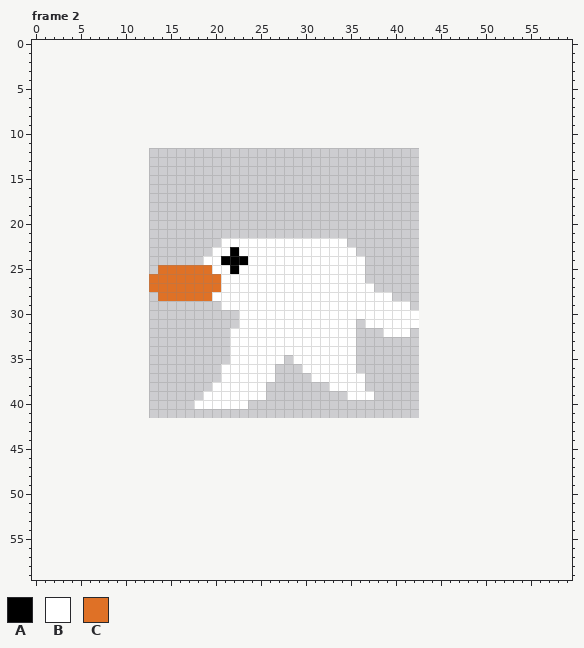
Pixel-art file: Sprites/bird.aseprite. The picture above is the old version.
30x30 pixels, 2 frames. Shown: frame 2. The old version is drawn lined up with the new one, on the new canvas. The commit also changed other frames, which this record leaves out.
Visible layers, top first: "Layer 2", "Layer 1", "Layer 3".
Palette (. is transparent): A #000000  B #ffffff  C #df7126
Pixels before, frame 2 (only the part around the change), first column x 0:
 9 ............................................................
10 ............................................................
11 ............................................................
12 ............................................................
13 ............................................................
14 ............................................................
15 ............................................................
16 ............................................................
17 ............................................................
18 ............................................................
19 ............................................................
20 ............................................................
21 ............................................................
22 .....................BBBBBBBBBBBBBB.........................
23 ....................BBABBBBBBBBBBBBB........................
24 ...................BBAAABBBBBBBBBBBBB.......................
25 ..............CCCCCCBBABBBBBBBBBBBBBB.......................
26 .............CCCCCCCCBBBBBBBBBBBBBBBB.......................
27 .............CCCCCCCCBBBBBBBBBBBBBBBBB......................
28 ..............CCCCCCBBBBBBBBBBBBBBBBBBBB....................
29 .....................BBBBBBBBBBBBBBBBBBBBB..................
30 .......................BBBBBBBBBBBBBBBBBBBB.................
31 .......................BBBBBBBBBBBBB.BBBBBB.................
32 ......................BBBBBBBBBBBBBB...BBB..................
33 ......................BBBBBBBBBBBBBB........................
34 ......................BBBBBBBBBBBBBB........................
35 ......................BBBBBB.BBBBBBB........................
36 .....................BBBBBB...BBBBBB........................
37 .....................BBBBBB....BBBBBB.......................
38 ....................BBBBBB.......BBBB.......................
39 ...................BBBBBBB.........BBB......................
40 ..................BBBBBB....................................
41 ............................................................
42 ............................................................
43 ............................................................
44 ............................................................
45 ............................................................
46 ............................................................
47 ............................................................
48 ............................................................
49 ............................................................
50 ............................................................
51 ............................................................
52 ............................................................
53 ............................................................
54 ............................................................
55 ............................................................
56 ............................................................
57 ............................................................
58 ............................................................
59 ............................................................
The result:
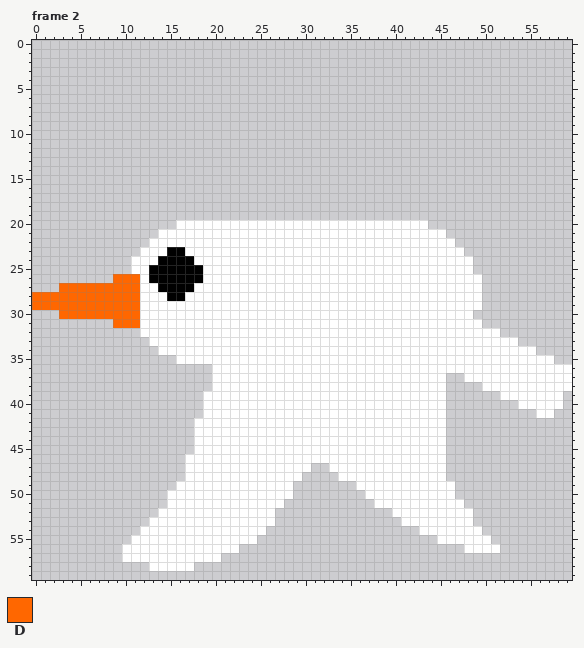
Colours new in this view: D #ff6700
Edits made:
canvas 30x30 -> 60x60, the old top-left corner now at 13,12
Changed rows in their new state; - is an unchanged pixel.
Frame 2:
first column x 0:
20 ----------------BBBBBBBBBBBBBBBBBBBBBBBBBBBB----------------
21 --------------BBBBBBBBBBBBBBBBBBBBBBBBBBBBBBBB--------------
22 -------------BBBBBBBB--------------BBBBBBBBBBBB-------------
23 ------------BBBAABBB--B-------------BBBBBBBBBBBB------------
24 -----------BBBAAAAB--BBB-------------BBBBBBBBBBBB-----------
25 -----------BBAAAAAAB--B--------------BBBBBBBBBBBB-----------
26 ---------DDDBAAAAAABB----------------BBBBBBBBBBBBB----------
27 ---DDDDDDDDDBBAAAABBB-----------------BBBBBBBBBBBB----------
28 DDDDDDDDDDDDBBBAABBB--------------------BBBBBBBBBB----------
29 DDDDDDDDDDDDBBBBBBBBB---------------------BBBBBBBB----------
30 ---DDDDDDDDDBBBBBBBBBBB--------------------BBBBBB-----------
31 ---------DDDBBBBBBBBBBB-------------B------BBBBBBB----------
32 ------------BBBBBBBBBB--------------BBB---BBBBBBBBBB--------
33 -------------BBBBBBBBB--------------BBBBBBBBBBBBBBBBBB------
34 --------------BBBBBBBB--------------BBBBBBBBBBBBBBBBBBBB----
35 ----------------BBBBBB------B-------BBBBBBBBBBBBBBBBBBBBBB--
36 --------------------B------BBB------BBBBBBBBBBBBBBBBBBBBBBBB
37 --------------------B------BBBB------BBBBBBBBB--BBBBBBBBBBBB
38 --------------------------BBBBBBB----BBBBBBBBB----BBBBBBBBBB
39 --------------------------BBBBBBBBB---BBBBBBBB------BBBBBBB-
40 ------------------.-----BBBBBBBBBBBBBBBBBBBBBB--------BBBBB-
41 -------------------BBBBBBBBBBBBBBBBBBBBBBBBBBB----------BB--
42 ------------------BBBBBBBBBBBBBBBBBBBBBBBBBBBB--------------
43 ------------------BBBBBBBBBBBBBBBBBBBBBBBBBBBB--------------
44 ------------------BBBBBBBBBBBBBBBBBBBBBBBBBBBB--------------
45 ------------------BBBBBBBBBBBBBBBBBBBBBBBBBBBB--------------
46 -----------------BBBBBBBBBBBBBBBBBBBBBBBBBBBBB--------------
47 -----------------BBBBBBBBBBBBBB--BBBBBBBBBBBBB--------------
48 -----------------BBBBBBBBBBBBB----BBBBBBBBBBBB--------------
49 ----------------BBBBBBBBBBBBB-------BBBBBBBBBBB-------------
50 ---------------BBBBBBBBBBBBBB--------BBBBBBBBBB-------------
51 ---------------BBBBBBBBBBBBB----------BBBBBBBBBB------------
52 --------------BBBBBBBBBBBBB-------------BBBBBBBBB-----------
53 -------------BBBBBBBBBBBBBB--------------BBBBBBBB-----------
54 ------------BBBBBBBBBBBBBB-----------------BBBBBBB----------
55 -----------BBBBBBBBBBBBBB--------------------BBBBBB---------
56 ----------BBBBBBBBBBBBB-------------------------BBBB--------
57 ----------BBBBBBBBBBB---------------------------------------
58 -------------BBBBB------------------------------------------
